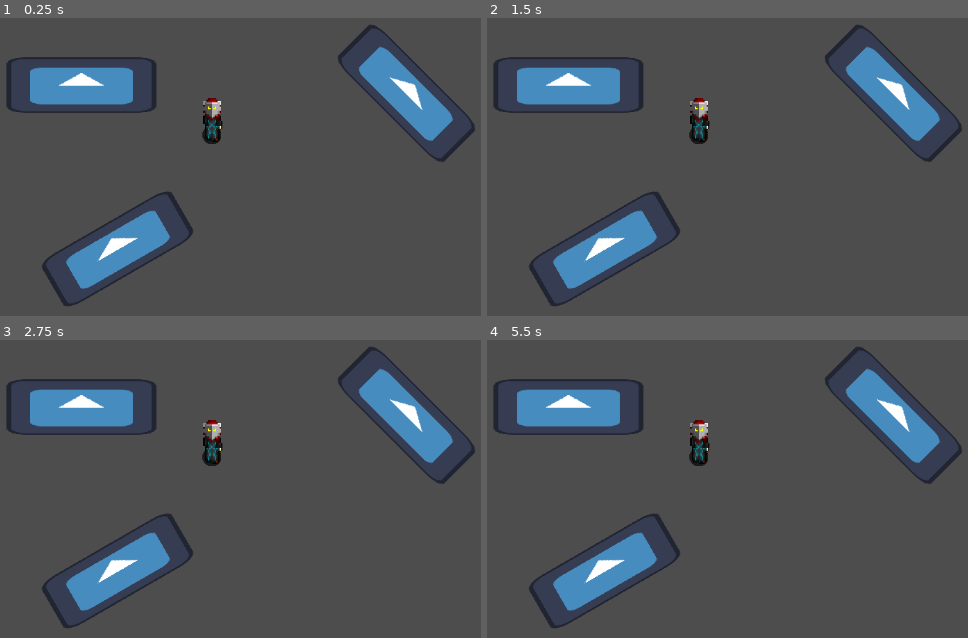
Above: before the commit, frames 1-4 (two rows, left to right).
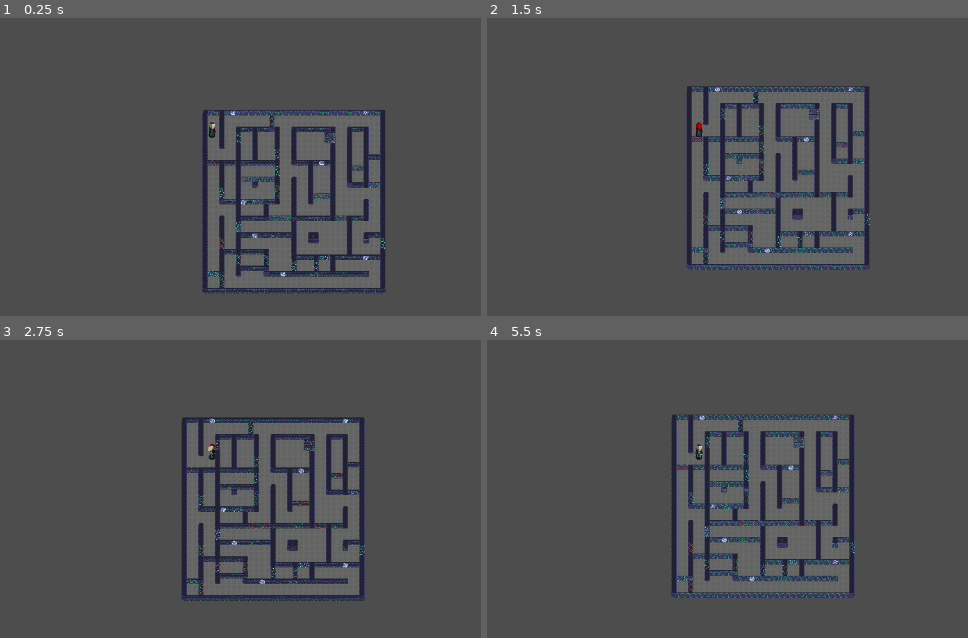
Above: after the commit, the same moments.

Repository: tulltoll/Maze-Runner
Game: Godot game, scene res://Scenes/mainscene.tscn
Two runs of this game, one before a commit and one after it. Both use one fixed random seed, a clock stepped at 60 frames per second and the inputs below. Before the commit the project starts from res://Scenes/Main.tscn. The engine's default icon, where the game draws it, is replaced by a stand-in: a white triangle on a blue panel in a dark square.
Inputs:
- Up to frame 1 (0.25 s): no input
- Up to frame 2 (1.5 s): tap Enter at 0.5 s; hold D (Player_right) 0.53-1.28 s; tap 2 (blue_mask) at 0.6 s; tap 1 (red_mask) at 0.8, 1.35 s; tap Space at 1.25 s; hold S (Player_down) from 1.28 s (still down)
- Up to frame 3 (2.75 s): tap 2 (blue_mask) at 1.55, 2.1 s; release S (Player_down) at 2.03 s; hold D (Player_right) from 2.03 s (still down); tap 1 (red_mask) at 2.3 s
- Up to frame 4 (5.5 s): release D (Player_right) at 2.78 s; hold W (Player_up) 2.78-3.53 s; tap 1 (red_mask) at 2.85, 3.8, 4.35, 5.3 s; tap 2 (blue_mask) at 3.05, 3.6, 4.55, 5.1 s; hold A (Player_left) 3.53-5.03 s; tap Enter at 5 s; hold S (Player_down) from 5.03 s (still down)

The runs differ from the first frame. In frame 1, 27% of the frame differs, in the area x 1-99%, y 2-97%; in frame 2, 27%; in frame 3, 27%; in frame 4, 27%.
Error before the commit: Parse Error: Unexpected "extends" in class body. (res://Scripts/player.gd:64)

Commit message:
Merge av player og labyrint
fikset alle feil som oppsto av merging av spiller og labyrint branchene i main

Diff:
--- a/maze-runner/Scenes/mainscene.tscn
+++ b/maze-runner/Scenes/mainscene.tscn
@@ -1,42 +1,15 @@
 [gd_scene format=4 uid="uid://dajlrgni5arej"]
 
-[ext_resource type="PackedScene" uid="uid://bfaskw4fohy8n" path="res://Scenes/player.tscn" id="1_5yt03"]
-[ext_resource type="PackedScene" uid="uid://clqemrqoe0p8g" path="res://Scenes/wall_blue.tscn" id="2_c5s60"]
-[ext_resource type="PackedScene" uid="uid://bjsf2mkqcxiuf" path="res://Scenes/wall_static.tscn" id="2_tcjsh"]
-[ext_resource type="PackedScene" uid="uid://d0kyki37iwuv2" path="res://Scenes/wall_purple.tscn" id="3_pcysp"]
-[ext_resource type="PackedScene" uid="uid://d0pkrs8cnd0le" path="res://Scenes/wall_red.tscn" id="4_gjgc6"]
-[ext_resource type="PackedScene" uid="uid://ddgcc313prhu0" path="res://Scenes/wall_white.tscn" id="6_1o021"]
-[ext_resource type="PackedScene" uid="uid://cr80k56276yum" path="res://Scenes/testmaze.tscn" id="7_pcysp"]
+[ext_resource type="PackedScene" path="res://Scenes/player.tscn" id="1_5yt03"]
 [ext_resource type="PackedScene" uid="uid://b4uh1s7i1kwjg" path="res://Scenes/tilemap.tscn" id="8_gjgc6"]
 
 [node name="Veggtest" type="Node2D" unique_id=348419336]
-
-[node name="WallStatic" parent="." unique_id=463775986 instance=ExtResource("2_c5s60")]
-position = Vector2(1770, 165)
-
-[node name="WallStatic2" parent="." unique_id=1348340158 instance=ExtResource("3_pcysp")]
-position = Vector2(1742, 569)
-
-[node name="WallStatic3" parent="." unique_id=436390818 instance=ExtResource("4_gjgc6")]
-position = Vector2(1209, 612)
-
-[node name="WallStatic4" parent="." unique_id=546794660 instance=ExtResource("2_tcjsh")]
-position = Vector2(1178, 91)
-
-[node name="WallStatic5" parent="." unique_id=1598335865 instance=ExtResource("6_1o021")]
-position = Vector2(1748, 367)
-
-[node name="TextureRect" parent="." unique_id=1019997205 instance=ExtResource("7_pcysp")]
-offset_left = 1045.0
-offset_top = 1030.0
-offset_right = 1085.0
-offset_bottom = 1070.0
 
 [node name="TileMapLayer" parent="." unique_id=1762912167 instance=ExtResource("8_gjgc6")]
 tile_map_data = PackedByteArray("AAAAAAAACgABAAIAAAAAAAEACgABAAMAAAAAAAIACgABAAMAAAAAAAMACgABAAMAAAAAAAQACgABAAMAAAAAAA …(17344 unchanged characters)…
 
 [node name="Player" parent="." unique_id=2077401685 instance=ExtResource("1_5yt03")]
 z_index = -1
-position = Vector2(67, 119)
+position = Vector2(28.000004, 72)
 scale = Vector2(0.1, 0.1)
 collision_mask = 61
--- a/maze-runner/Scripts/player.gd
+++ b/maze-runner/Scripts/player.gd
@@ -1,66 +1,5 @@
-extends CharacterBody2D
 
-@export var movespeed = 100
 
-@onready var color = $ColorRect
-
-var blue_mask_is_on = false
-var red_mask_is_on = false
-
-var static_wall_layer = PropertyContainer.static_wall_layer
-var blue_wall_layer = PropertyContainer.blue_wall_layer
-var red_wall_layer = PropertyContainer.red_wall_layer
-var purple_wall_layer = PropertyContainer.red_wall_layer
-var no_wall_layer = PropertyContainer.no_wall_layer
-
-var collision_variants = {"blue" : 3, "red" : 4, "purple" : 5, "white" : 6}
-
-func _ready() -> void:
-	collision_layer = PropertyContainer.player_layer # setter player sin collision layer
-	Change_Collision() #setter alle layers for de fargede veggenee
-
-func _process(delta: float) -> void:
-	velocity.y = 0
-	velocity.x = 0
-	if Input.is_action_pressed("move_up"):
-		velocity.y = movespeed * -1
-	if Input.is_action_pressed("move_down"):
-		velocity.y = movespeed
-	if Input.is_action_pressed("move_left"):
-		velocity.x = movespeed * -1
-	if Input.is_action_pressed("move_right"):
-		velocity.x = movespeed
-
-	if Input.is_action_just_pressed("blue_mask"):
-		blue_mask_is_on = !blue_mask_is_on
-		print("blue", red_mask_is_on)
-		Change_Collision()
-	if Input.is_action_just_pressed("red_mask"):
-		red_mask_is_on = !red_mask_is_on
-		print("red", red_mask_is_on)
-		Change_Collision()
-
-	move_and_slide()
-func Change_Collision():
-	Reset_Collision_Mask()
-	if !blue_mask_is_on and !red_mask_is_on:
-		set_collision_mask_value(collision_variants["white"], false)
-		color.color = Color(0,0,0,0)
-	elif blue_mask_is_on and !red_mask_is_on:
-		set_collision_mask_value(collision_variants["blue"], false)
-		color.color = PropertyContainer.colors["blue"]
-	elif red_mask_is_on and !blue_mask_is_on:
-		set_collision_mask_value(collision_variants["red"], false)
-		color.color = PropertyContainer.colors["red"]
-	elif red_mask_is_on and blue_mask_is_on:
-		set_collision_mask_value(collision_variants["purple"], false)
-		color.color = PropertyContainer.colors["purple"]
-	SignalBus.mask_change.emit(blue_mask_is_on, red_mask_is_on)
-	print(collision_mask)
-
-func Reset_Collision_Mask():
-	for i in range(5):
-		set_collision_mask_value(i + 2, true)
 extends CharacterBody2D
 
 
@@ -80,16 +19,23 @@
 
 @onready var mask: Sprite2D = $Mask
 @onready var mask_orginal_position = mask.position
-const MASK = preload("res://Asets/Mask.png")
-const MASK_LEFT = preload("res://Asets/Mask_left_side.png")
-const MASK_RIGHT = preload("res://Asets/Mask_right_side.png")
+const MASK = preload("res://Assets/Mask.png")
+const MASK_LEFT = preload("res://Assets/Mask_left_side.png")
+const MASK_RIGHT = preload("res://Assets/Mask_right_side.png")
 @export var mask_run_displasment = 20
 
 @onready var mask_eye_color: Sprite2D = $"Mask/Mask eye color"
-const WHITE_PIXEL_MIDDEL = preload("res://Asets/white_pixel_middel.png")
-const WHITE_PIXEL_LEFT = preload("res://Asets/white_pixel_left.png")
+const WHITE_PIXEL_MIDDEL = preload("res://Assets/white_pixel_middel.png")
+const WHITE_PIXEL_LEFT = preload("res://Assets/white_pixel_left.png")
 
+var blue_mask_is_on = false
+var red_mask_is_on = false
 
+var collision_variants = {"blue" : 3, "red" : 4, "purple" : 5, "white" : 6}
+
+func _ready():
+	collision_layer = PropertyContainer.player_layer # setter player sin collision layer
+	Change_Collision() #setter alle layers for de fargede veggenee
 
 
 func _process( delta: float ) -> void:
@@ -203,3 +149,29 @@
 
 			player_sprite.flip_h = false
 			player_animation.current_animation = player_animation_type_string + "_up"
+	#endring av maske
+	if Input.is_action_just_pressed("blue_mask"):
+		blue_mask_is_on = !blue_mask_is_on
+		print("blue", red_mask_is_on)
+		Change_Collision()
+	if Input.is_action_just_pressed("red_mask"):
+		red_mask_is_on = !red_mask_is_on
+		print("red", red_mask_is_on)
+		Change_Collision()
+
+func Change_Collision():
+	Reset_Collision_Mask()
+	if !blue_mask_is_on and !red_mask_is_on:
+		set_collision_mask_value(collision_variants["white"], false)
+	elif blue_mask_is_on and !red_mask_is_on:
+		set_collision_mask_value(collision_variants["blue"], false)
+	elif red_mask_is_on and !blue_mask_is_on:
+		set_collision_mask_value(collision_variants["red"], false)
+	elif red_mask_is_on and blue_mask_is_on:
+		set_collision_mask_value(collision_variants["purple"], false)
+	SignalBus.mask_change.emit(blue_mask_is_on, red_mask_is_on)
+	print(collision_mask)
+
+func Reset_Collision_Mask():
+	for i in range(5):
+		set_collision_mask_value(i + 2, true)
--- a/maze-runner/project.godot
+++ b/maze-runner/project.godot
@@ -11,43 +11,21 @@
 [application]
 
 config/name="Maze-Runner"
-run/main_scene="uid://dsu5spxa31avy"
+run/main_scene="uid://dajlrgni5arej"
 config/features=PackedStringArray("4.6", "Forward Plus")
 config/icon="res://Assets/icon.svg"
-
-[display]
-
-window/size/mode=3
-window/stretch/mode="viewport"
-
-[input]
-
-Player_up={
-"deadzone": 0.2,
-"events": [Object(InputEventKey,"resource_local_to_scene":false,"resource_name":"","device":-1,"window_id":0,"alt_pressed":false,"shift_pressed":false,"ctrl_pressed":false,"meta_pressed":false,"pressed":false,"keycode":0,"physical_keycode":87,"key_label":0,"unicode":119,"location":0,"echo":false,"script":null)
-]
-}
-Player_down={
-"deadzone": 0.2,
-"events": [Object(InputEventKey,"resource_local_to_scene":false,"resource_name":"","device":-1,"window_id":0,"alt_pressed":false,"shift_pressed":false,"ctrl_pressed":false,"meta_pressed":false,"pressed":false,"keycode":0,"physical_keycode":83,"key_label":0,"unicode":115,"location":0,"echo":false,"script":null)
-]
-}
-Player_left={
-"deadzone": 0.2,
-"events": [Object(InputEventKey,"resource_local_to_scene":false,"resource_name":"","device":-1,"window_id":0,"alt_pressed":false,"shift_pressed":false,"ctrl_pressed":false,"meta_pressed":false,"pressed":false,"keycode":0,"physical_keycode":65,"key_label":0,"unicode":97,"location":0,"echo":false,"script":null)
-]
-}
-Player_right={
-"deadzone": 0.2,
-"events": [Object(InputEventKey,"resource_local_to_scene":false,"resource_name":"","device":-1,"window_id":0,"alt_pressed":false,"shift_pressed":false,"ctrl_pressed":false,"meta_pressed":false,"pressed":false,"keycode":0,"physical_keycode":68,"key_label":0,"unicode":100,"location":0,"echo":false,"script":null)
-]
-}
+<<<<<<<HEADrun/main_scene="uid://dsu5spxa31avy"
 
 [autoload]
 
 PropertyContainer="*uid://duy7m5hjav4iy"
 WallClassContainer="*uid://bacs3sm0tt4fo"
 SignalBus="*uid://b54hsceujht41"
+
+[display]
+
+window/size/mode=3
+window/stretch/mode="viewport"
 
 [input]
 
@@ -81,6 +59,26 @@
 "events": [Object(InputEventKey,"resource_local_to_scene":false,"resource_name":"","device":-1,"window_id":0,"alt_press …(191 unchanged characters)…
 ]
 }
+Player_up={
+"deadzone": 0.2,
+"events": [Object(InputEventKey,"resource_local_to_scene":false,"resource_name":"","device":-1,"window_id":0,"alt_pressed":false,"shift_pressed":false,"ctrl_pressed":false,"meta_pressed":false,"pressed":false,"keycode":0,"physical_keycode":87,"key_label":0,"unicode":119,"location":0,"echo":false,"script":null)
+]
+}
+Player_down={
+"deadzone": 0.2,
+"events": [Object(InputEventKey,"resource_local_to_scene":false,"resource_name":"","device":-1,"window_id":0,"alt_pressed":false,"shift_pressed":false,"ctrl_pressed":false,"meta_pressed":false,"pressed":false,"keycode":0,"physical_keycode":83,"key_label":0,"unicode":115,"location":0,"echo":false,"script":null)
+]
+}
+Player_left={
+"deadzone": 0.2,
+"events": [Object(InputEventKey,"resource_local_to_scene":false,"resource_name":"","device":-1,"window_id":0,"alt_pressed":false,"shift_pressed":false,"ctrl_pressed":false,"meta_pressed":false,"pressed":false,"keycode":0,"physical_keycode":65,"key_label":0,"unicode":97,"location":0,"echo":false,"script":null)
+]
+}
+Player_right={
+"deadzone": 0.2,
+"events": [Object(InputEventKey,"resource_local_to_scene":false,"resource_name":"","device":-1,"window_id":0,"alt_pressed":false,"shift_pressed":false,"ctrl_pressed":false,"meta_pressed":false,"pressed":false,"keycode":0,"physical_keycode":68,"key_label":0,"unicode":100,"location":0,"echo":false,"script":null)
+]
+}
 
 [physics]
 
Not shown: 1 places in maze-runner/Scenes/Main.tscn that only renumber resources
Not shown: 1 places in maze-runner/Scenes/player.tscn that only renumber resources
Not shown: 1 places in maze-runner/Scenes/the_void.tscn that only renumber resources
Not shown: 1 places in maze-runner/Scenes/wall.tscn that only renumber resources
